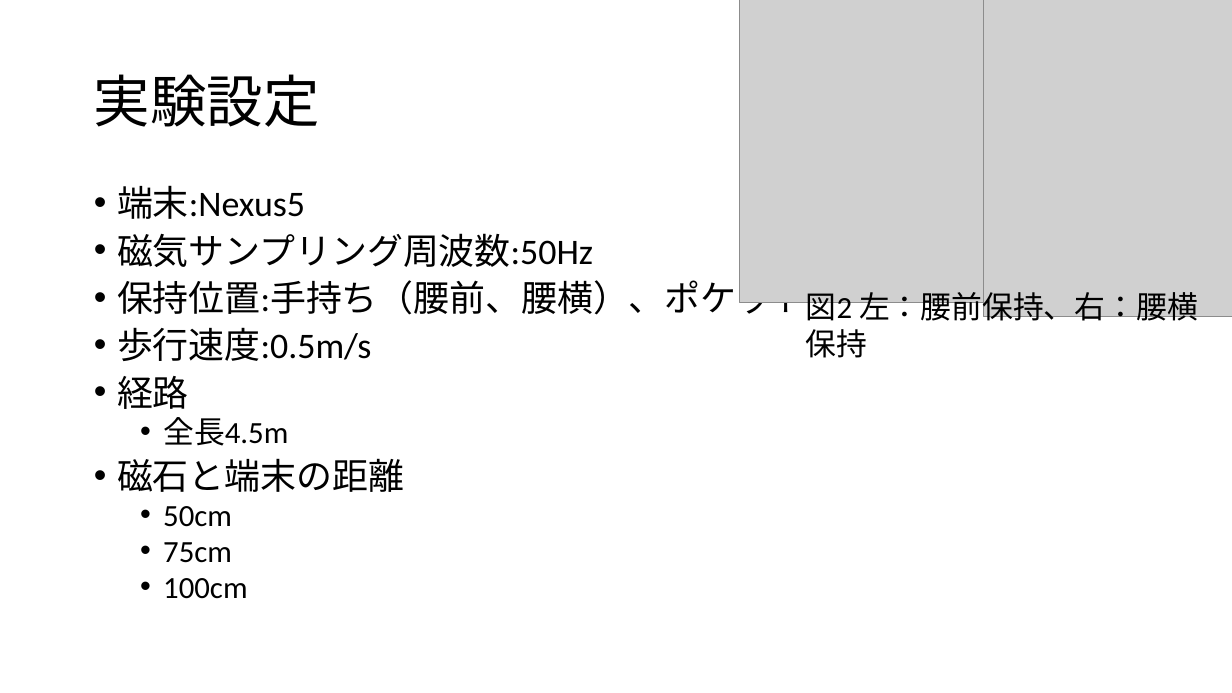
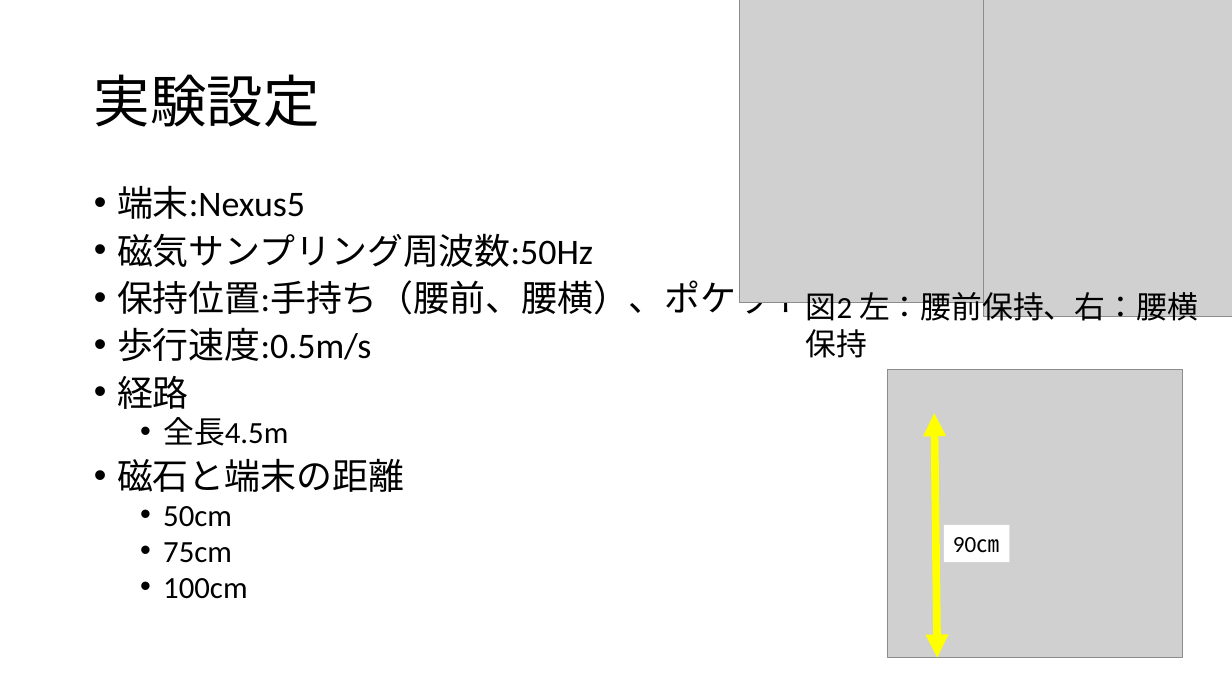
Before and after one commit to sen0810/src, a slide deck: slide 18 of ppt/中間発表用資料.pptx. Drawn at 1232x693 pixels with LibreOffice and Linux fonts; fonts in the diff are those of the drawing; grey boxes stand for pictures. Boxes give left, top, right and bottom in pixels: in the first picture for what was removed or moved away, otherwise in the second. Text is boxed around its words. In the diff, an @@ line names an element or a change of style, - is before the commit and + after.

```diff
--- a/ppt/中間発表用資料.pptx
+++ b/ppt/中間発表用資料.pptx
@@ picture added at (887,370,1183,658) @@
@@ double arrow added from (934, 413) to (937, 658), #FFFF00 6 pt @@
@@ rectangle added at (944,525,1009,562), fill #FFFFFF, 18 pt, text #000000 @@
+90㎝
```
Also in this commit, not shown: 5 other slides changed.
